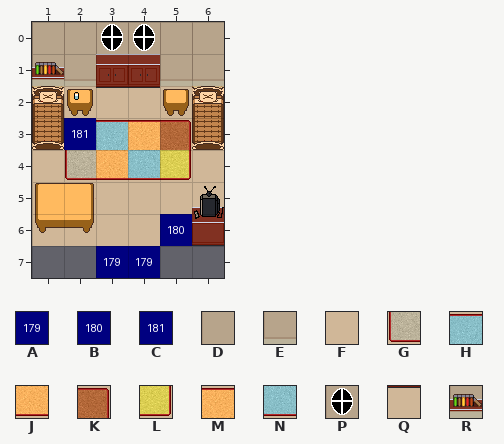
One commit to this Tiled map: bgs/maps/room_04.tmx. This is how it looked before the edit.
Cells are 32x32 px. Shown: x 1..6, y 0..7. The old version is drawn lined up with the new one.
Key: from "blue-labels": A 178, B 179, C 180; from "room03": D 0, E 1, F 6, G 8, H 9, J 10, K 11, L 12, M 13, N 14, P 21, Q 95, R 98.
_ is an empty cell.
Layers that did not change in this view are not listed.
Layer "decor" before, first column x 1:
0 DDPPDD
1 RE__EE
2 __QQ__
3 _CHMK_
4 FGJNLF
5 __FFF_
6 __FFB_
7 __AA__
And afterwards:
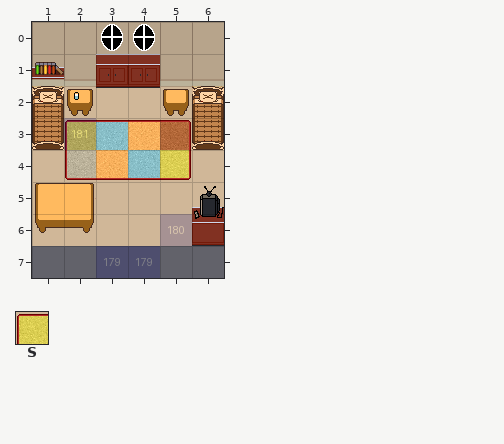
Further tiles: from "room03": S 7.
From old to new:
{"change": "map size 8x8 -> 8x12 cells"}
{"change": "layer \"actions\" opacity 100% -> 20%"}
{"where": "layer \"decor\""}
{"y":3,"x":2,"old":"C","new":"S"}
{"y":6,"x":5,"old":"B","new":"F"}
{"y":7,"x":3,"old":"AA","new":"__"}
{"where": "layer \"actions\""}
{"y":3,"x":2,"old":"_","new":"C"}
{"y":6,"x":5,"old":"_","new":"B"}
{"y":7,"x":3,"old":"__","new":"AA"}
